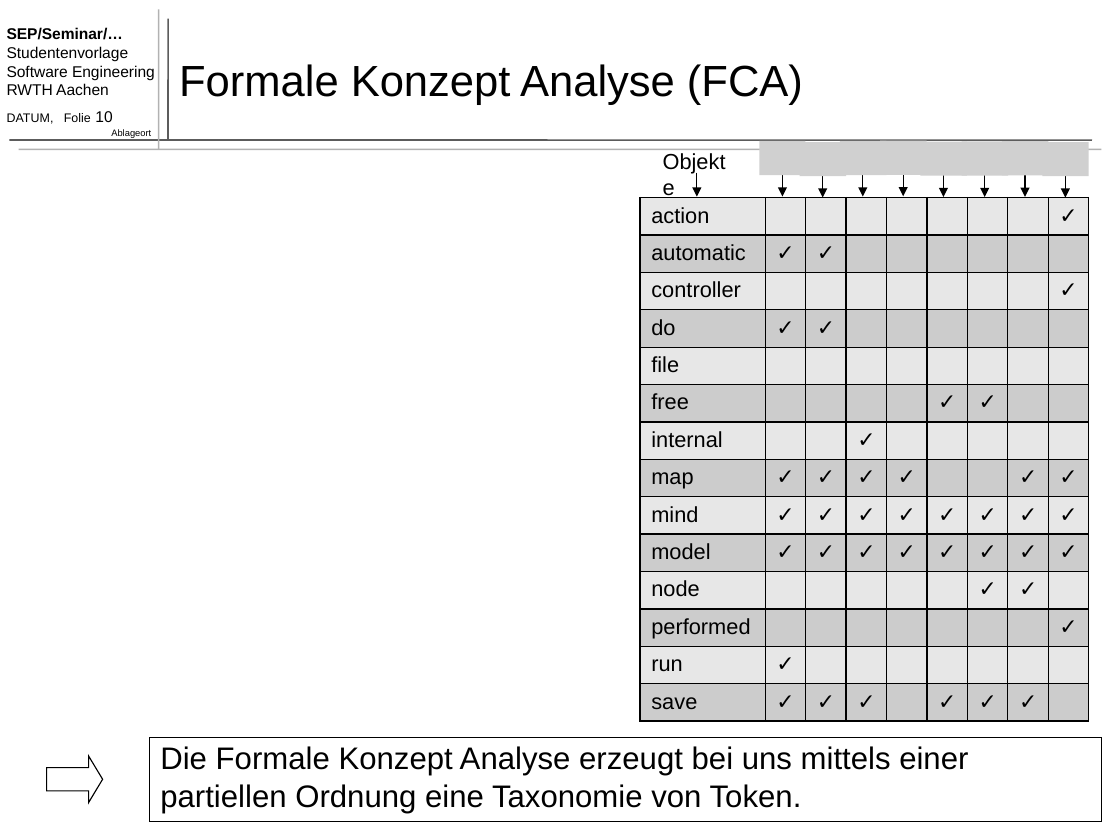
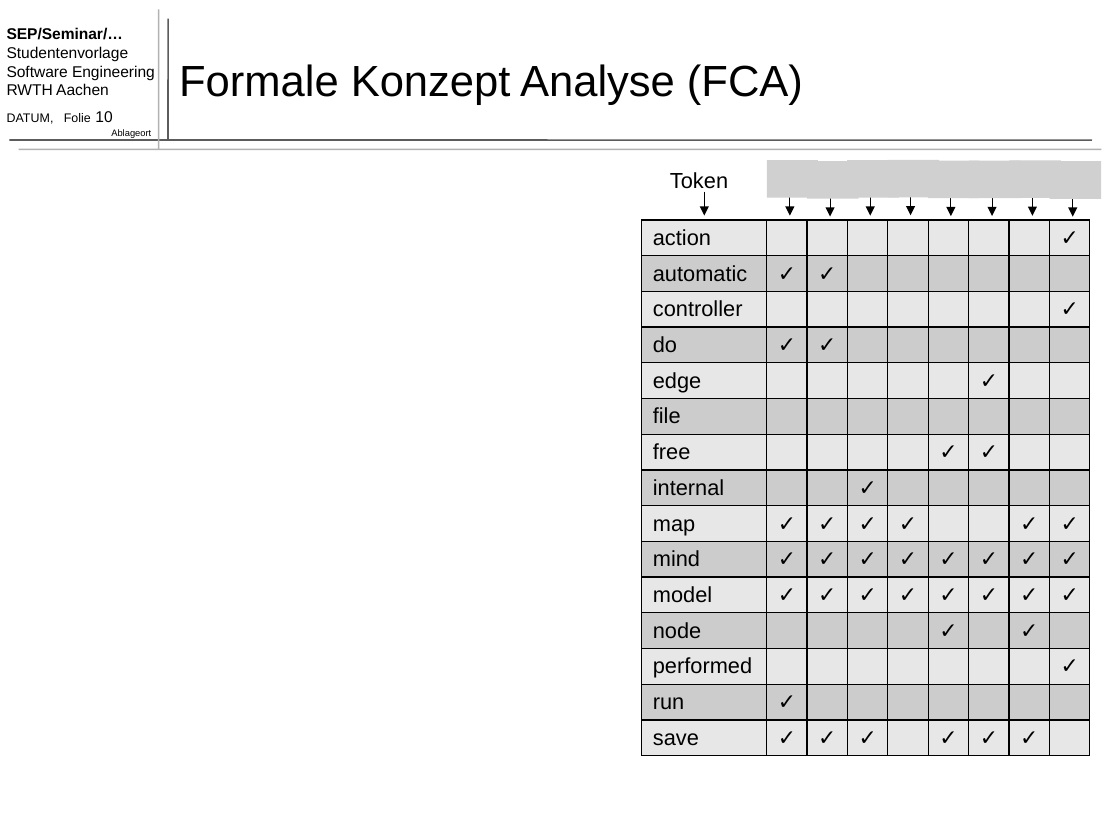
Before and after one commit to TimoBergerbusch/feature-location-techniques, a slide deck: slide 10 of Feature Location Techniques - Präsentation.pptx. Drawn at 1120x840 pixels with LibreOffice and Linux fonts; fonts in the diff are those of the drawing; grey boxes stand for pictures. Boxes give left, top, right and bottom in pixels: in the first picture for what was removed or moved away, otherwise in the second. Text is boxed around its words. In the diff, an @@ line names an element or a change of style, - is before the commit and + after.

```diff
--- a/Feature Location Techniques - Präsentation.pptx
+++ b/Feature Location Techniques - Präsentation.pptx
@@ group removed at box(759, 141, 1090, 176): 8 pictures @@
@@ text at box(670, 172, 728, 193): text changed @@
-Objekte
+Token
@@ group added at box(767, 160, 1101, 199): 8 pictures @@
@@ 3 arrows: place and size @@
-3 arrows at box(697, 172, 823, 197)
+3 arrows at box(704, 192, 830, 216)
@@ 6 arrows: place and size @@
-6 arrows at box(862, 172, 1065, 197)
+6 arrows at box(870, 192, 1073, 216)
@@ table at box(642, 220, 1090, 780) @@
+row 5: edge |  |  |  |  |  | ✓ |  | 
-row 12, column 6: 
+row 12, column 6: ✓
-row 12, column 7: ✓
+row 12, column 7: 
@@ table: place and size @@
-table at box(641, 197, 1089, 720)
+table at box(642, 220, 1090, 780)
@@ rectangle removed at box(149, 737, 1101, 821) @@
@@ text removed at box(160, 746, 968, 813) @@
-Die Formale Konzept Analyse erzeugt bei uns mittels einer partiellen Ordnung eine Taxonomie von Token.
@@ right arrow removed at box(47, 756, 103, 803) @@
```
Also in this commit, not shown: 13 other slides changed.
